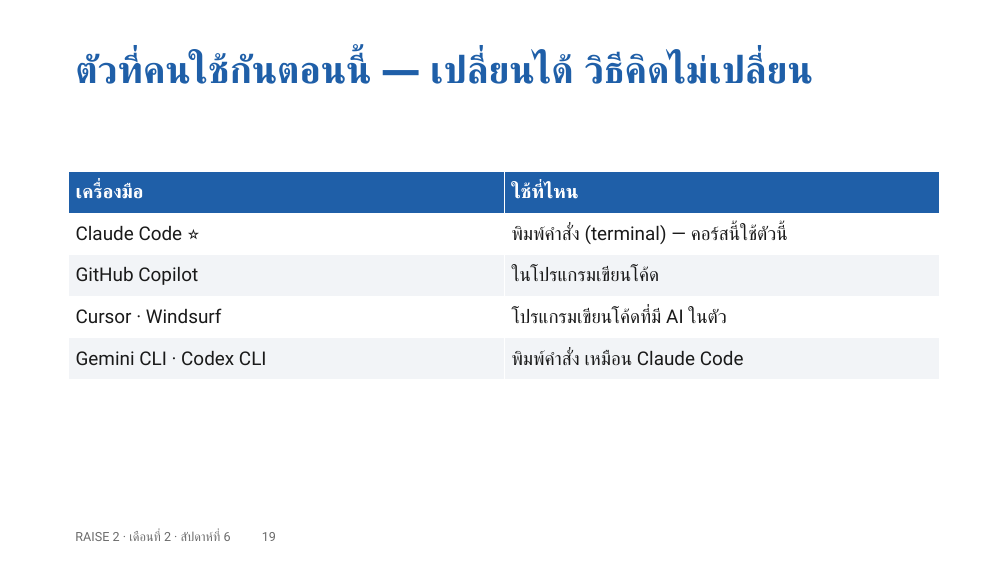
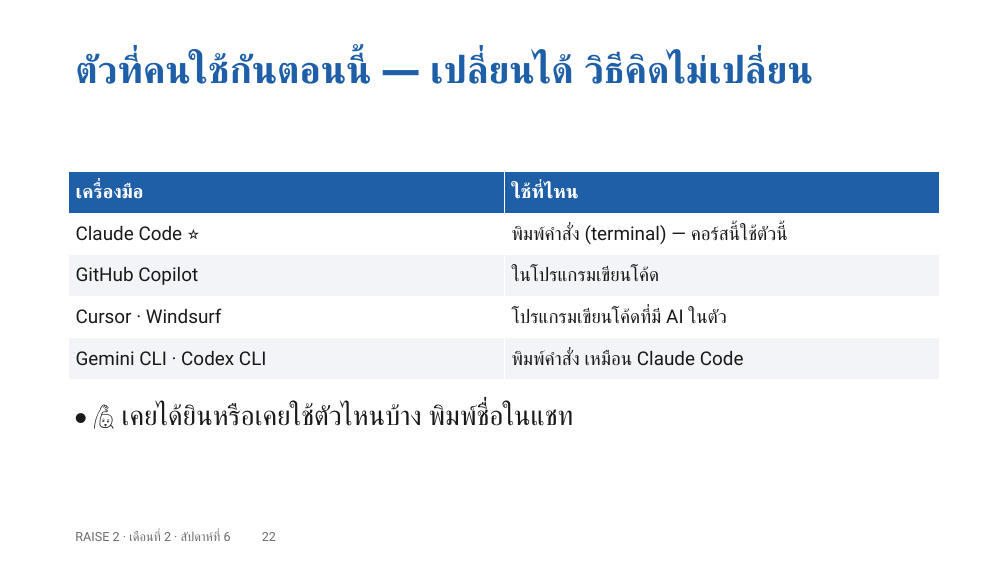
Before and after one commit to cnacha-mfu/raise2-module2, a slide deck: slide 22 of materials/week6/w6-slides.pptx (slide 19 before the commit). Drawn at 1008x567 pixels with LibreOffice and Linux fonts; fonts in the diff are those of the drawing. Boxes give left, top, right and bottom in pixels: in the first picture for what was removed or moved away, otherwise in the second. Text is boxed around its words. In the diff, an @@ line names an element or a change of style, - is before the commit and + after.

```diff
--- a/materials/week6/w6-slides.pptx
+++ b/materials/week6/w6-slides.pptx
@@ text added at (122,404,574,426), 26 pt, text #1A1A1A @@
+• 🙋 เคยได้ยินหรือเคยใช้ตัวไหนบ้าง พิมพ์ชื่อในแชท
@@ text at (75,531,276,541): text changed @@
-RAISE 2 · เดือนที่ 2 · สัปดาห์ที่ 6 19
+RAISE 2 · เดือนที่ 2 · สัปดาห์ที่ 6 22
```
Also in this commit, not shown: 74 other slides changed, 3 slides added, 4 other files.
